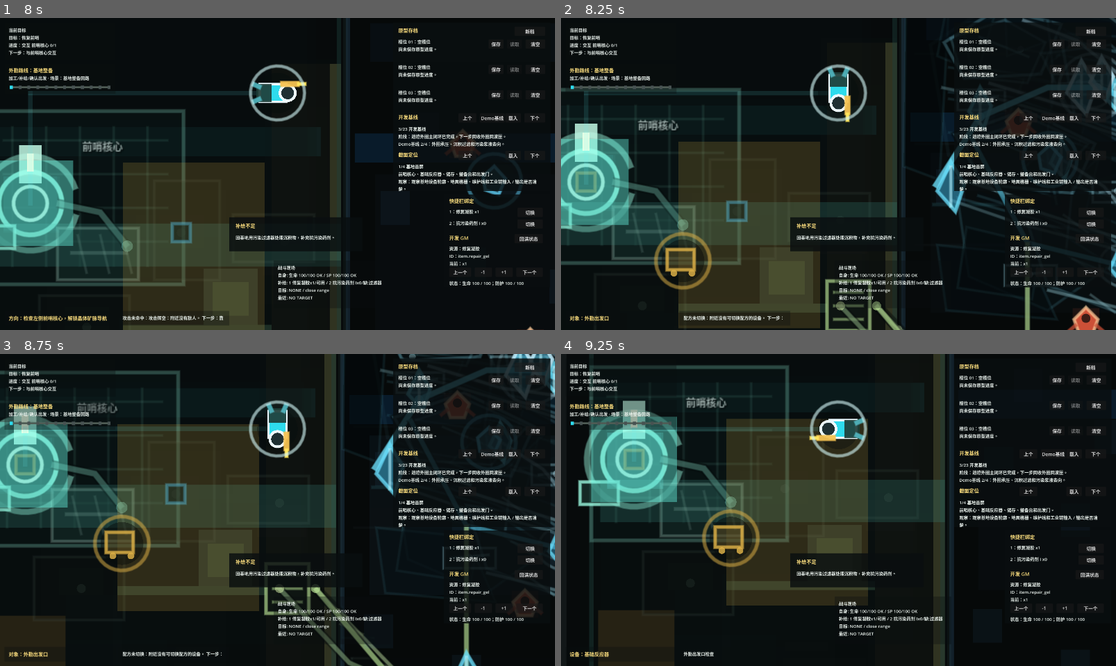
Above: before the commit, frames 1-4 (two rows, left to right).
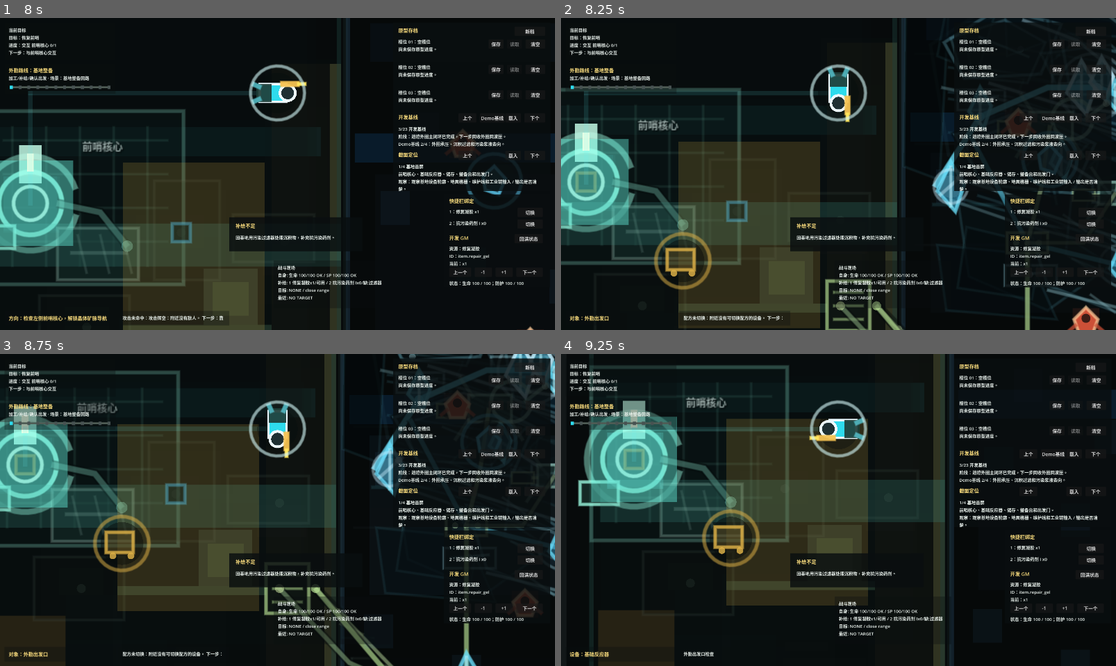
Above: after the commit, the same moments.

Repository: laugh0608/RadishCatalyst
Game: Godot game, scene res://scenes/boot/Boot.tscn
Same seed, same stepped clock (60 frames per second), same inputs: the game is played once before the commit and once after it.
Inputs (mouse positions are in pixels of both pictures, inside the frame that each line leads up to):
- Up to frame 1 (8 s): tap Enter at 0.5 s; move the mouse to (249, 236) at 0.52 s; hold W (move_up) 0.53-2.03 s; tap J (attack) at 0.6, 7.35 s; click (249, 236) at 0.67 s; move the mouse to (444, 220) at 1.27 s; tap R (cycle_recipe) at 1.35 s; move the mouse to (111, 127) at 2.02 s; hold A (move_left) 2.03-3.53 s; tap E (interact) at 2.1 s; move the mouse to (305, 174) at 2.77 s; tap C (tactical_scan) at 2.85 s; click (305, 174) at 2.92 s; tap Space at 3.5 s; move the mouse to (194, 96) at 3.52 s; hold S (move_down) 3.53-4.28 s; tap Q (toggle_device_panel) at 3.6 s; move the mouse to (399, 158) at 4.27 s; hold D (move_right) 4.28-5.03 s; tap F (toggle_module) at 4.35 s; move the mouse to (166, 189) at 5.02 s; hold W (move_up) 5.03-5.78 s; tap 1 (use_quick_slot_1) at 5.1 s; click (166, 189) at 5.17 s; move the mouse to (333, 105) at 5.77 s; hold D (move_right) from 5.78 s (still down); tap 2 (use_quick_slot_2) at 5.85 s; move the mouse to (249, 236) at 6.52 s; tap Tab at 6.6 s; move the mouse to (444, 220) at 7.27 s; click (444, 220) at 7.42 s
- Up to frame 2 (8.25 s): move the mouse to (672, 127) at 8.02 s; release D (move_right) at 8.03 s; hold S (move_down) from 8.03 s (still down); hold R (cycle_recipe) from 8.03 s (still down)
- Up to frame 3 (8.75 s): keep holding S (move_down); keep holding R (cycle_recipe)
- Up to frame 4 (9.25 s): move the mouse to (866, 510) at 8.77 s; release S (move_down) at 8.78 s; release R (cycle_recipe) at 8.78 s; hold A (move_left) from 8.78 s (still down); tap E (interact) at 8.85 s

Frame 1 is identical in both runs. In frame 2, 0.3% of the frame differs, in the area x 66-100%, y 27-61%; in frame 3, 0.3%; in frame 4, nothing differs.

Commit message:
feat: 补采集设备资源端画面

Diff:
--- a/client/scripts/checks/demo_resource_chain_state_check.gd
+++ b/client/scripts/checks/demo_resource_chain_state_check.gd
@@ -142,6 +142,9 @@
 	_expect_equal(first_path_layer.has_path_shape("first_path.primary_player_lane"), true, "first industrial path layer marks the player route")
 	_expect_equal(first_path_layer.has_path_shape("first_path.local_material_patches"), true, "first industrial path layer adds local ground and material patches")
 	_expect_equal(first_path_layer.has_path_shape("first_path.crystal_cut_workface"), true, "first industrial path layer marks the crystal cut workface")
+	_expect_equal(first_path_layer.has_path_shape("first_path.hand_sample_point"), true, "first industrial path layer marks the player hand sampling point")
+	_expect_equal(first_path_layer.has_path_shape("first_path.auto_miner_workface"), true, "first industrial path layer marks the automatic mining workface")
+	_expect_equal(first_path_layer.has_path_shape("first_path.auto_miner_output_tray"), true, "first industrial path layer marks the miner output tray")
 	_expect_equal(first_path_layer.has_path_shape("first_path.salvage_sorting_workface"), true, "first industrial path layer marks the salvage sorting workface")
 	_expect_equal(first_path_layer.has_path_shape("first_path.crystal_pickup_pad"), true, "first industrial path layer marks crystal pickup")
 	_expect_equal(first_path_layer.has_path_shape("first_path.salvage_pickup_pad"), true, "first industrial path layer marks salvage pickup")
@@ -177,6 +180,8 @@
 		"first industrial path layer marks the current reactor operation stage"
 	)
 	_expect_equal(first_path_layer.has_path_state_shape("first_path.crystal_pickup.ready"), true, "first industrial path layer marks crystal state")
+	_expect_equal(first_path_layer.has_path_state_shape("first_path.hand_sample.ready"), true, "first industrial path layer marks hand sample state")
+	_expect_equal(first_path_layer.has_path_state_shape("first_path.auto_miner_output.ready"), true, "first industrial path layer marks auto miner output state")
 	_expect_equal(first_path_layer.has_path_state_shape("first_path.salvage_pickup.ready"), true, "first industrial path layer marks salvage state")
 	_expect_equal(first_path_layer.has_path_state_shape("first_path.base_receiving_bay.ready"), true, "first industrial path layer marks base receiving state")
 	_expect_equal(first_path_layer.has_path_state_shape("first_path.reactor_work_window.ready"), true, "first industrial path layer marks reactor state")
@@ -328,8 +333,12 @@
 	_expect_equal(layer.visible, false, "crystal visual layer steps back after entering pollution treatment boundary")
 	_expect_equal(layer.has_resource_shape("crystal.main_vein"), true, "crystal visual layer marks main vein")
 	_expect_equal(layer.has_resource_shape("crystal.rich_vein"), true, "crystal visual layer marks rich vein")
+	_expect_equal(layer.has_resource_shape("crystal.hand_sample_probe"), true, "crystal visual layer marks player hand sampling")
+	_expect_equal(layer.has_resource_shape("crystal.auto_miner.primary"), true, "crystal visual layer marks the primary automatic miner")
+	_expect_equal(layer.has_resource_shape("crystal.auto_miner.output_tray"), true, "crystal visual layer marks the miner output tray")
 	_expect_equal(layer.has_resource_shape("salvage.south_pocket"), true, "crystal visual layer marks salvage pocket")
 	_expect_equal(layer.has_flow_shape("flow.crystal_to_base"), true, "crystal visual layer marks return flow")
+	_expect_equal(layer.has_flow_shape("flow.auto_miner_to_loading_tray"), true, "crystal visual layer marks miner output flow")
 	_expect_equal(layer.has_terrain_material_shape("terrain.crystal.harvest_face"), true, "crystal visual layer marks harvestable mine face")
 	_expect_equal(layer.has_terrain_material_shape("terrain.crystal.broken_mine_shadow_patches"), true, "crystal visual layer breaks the old blue ore field with irregular mine patches")
 	_expect_equal(layer.has_terrain_material_shape("terrain.crystal.mine_cutout_baffles"), true, "crystal visual layer cuts dark baffles through the old blue ore field")
--- a/client/scripts/map/demo_crystal_resource_visual_layer.gd
+++ b/client/scripts/map/demo_crystal_resource_visual_layer.gd
@@ -30,6 +30,10 @@
 const OLD_FIELD_VOID_LINE := Color(0.24, 0.5, 0.54, 0.12)
 const HARVEST_PAD_FILL := Color(0.07, 0.13, 0.14, 0.2)
 const HARVEST_PAD_LINE := Color(0.68, 0.94, 1.0, 0.32)
+const HAND_SAMPLE_POINT := Color(0.82, 0.96, 1.0, 0.44)
+const AUTO_MINER_BODY := Color(0.1, 0.18, 0.16, 0.66)
+const AUTO_MINER_LINE := Color(0.72, 0.94, 0.84, 0.46)
+const AUTO_MINER_OUTPUT := Color(0.78, 0.9, 0.64, 0.44)
 const RICH_CRYSTAL_LINE := Color(0.76, 0.94, 1.0, 0.86)
 const SALVAGE_LINE := Color(0.72, 0.78, 0.68, 0.58)
 const SALVAGE_FILL := Color(0.36, 0.42, 0.34, 0.26)
@@ -163,6 +167,7 @@
 	_draw_mining_material_surface()
 	_draw_main_vein()
 	_draw_crystal_clusters()
+	_draw_collection_equipment()
 	_draw_salvage_pockets()
 	_draw_return_flows()
 	_draw_anomaly_pocket()
@@ -459,6 +464,48 @@
 		draw_circle(point, 3.2, Color(0.82, 0.96, 1.0, 0.34))
 
 
+func _draw_collection_equipment() -> void:
+	_draw_hand_sampling_probe(Vector2(24.0, -88.0))
+	_draw_field_auto_miner(Vector2(112.0, -142.0), 1.0)
+	_draw_field_auto_miner(Vector2(170.0, -82.0), 0.82)
+	_draw_output_loading_tray(Vector2(92.0, -38.0))
+	_draw_output_loading_tray(Vector2(194.0, 196.0), 0.86)
+	_draw_flow([Vector2(112.0, -142.0), Vector2(104.0, -86.0), Vector2(92.0, -38.0)], AUTO_MINER_OUTPUT, 2.6)
+	_draw_flow([Vector2(170.0, -82.0), Vector2(142.0, -38.0), Vector2(92.0, -38.0)], Color(AUTO_MINER_OUTPUT.r, AUTO_MINER_OUTPUT.g, AUTO_MINER_OUTPUT.b, 0.34), 2.0)
+
+
+func _draw_hand_sampling_probe(center: Vector2) -> void:
+	draw_circle(center, 10.0, Color(HAND_SAMPLE_POINT.r, HAND_SAMPLE_POINT.g, HAND_SAMPLE_POINT.b, 0.1))
+	draw_arc(center, 15.0, PI * 0.08, PI * 1.78, 28, HAND_SAMPLE_POINT, 1.3, true)
+	draw_line(center + Vector2(-10.0, 8.0), center + Vector2(8.0, -8.0), HAND_SAMPLE_POINT, 1.8, true)
+	draw_circle(center + Vector2(8.0, -8.0), 3.2, Color(HAND_SAMPLE_POINT.r, HAND_SAMPLE_POINT.g, HAND_SAMPLE_POINT.b, 0.72))
+
+
+func _draw_field_auto_miner(center: Vector2, scale: float) -> void:
+	var body := Rect2(center + Vector2(-18.0, -12.0) * scale, Vector2(38.0, 24.0) * scale)
+	draw_rect(body, AUTO_MINER_BODY, true)
+	draw_rect(body, Color(AUTO_MINER_LINE.r, AUTO_MINER_LINE.g, AUTO_MINER_LINE.b, 0.46), false, 1.3, true)
+	for leg in [Vector2(-18.0, 10.0), Vector2(18.0, 10.0), Vector2(-14.0, -10.0)]:
+		var foot_offset := Vector2(-12.0 if leg.x < 0.0 else 12.0, 18.0 if leg.y > 0.0 else -18.0) * scale
+		draw_line(center + leg * scale, center + leg * scale + foot_offset, Color(AUTO_MINER_LINE.r, AUTO_MINER_LINE.g, AUTO_MINER_LINE.b, 0.26), 2.0 * scale, true)
+	var head := center + Vector2(20.0, -6.0) * scale
+	draw_arc(head, 18.0 * scale, PI * 0.08, PI * 1.86, 30, AUTO_MINER_LINE, 2.2 * scale, true)
+	draw_line(head + Vector2(12.0, 0.0) * scale, head + Vector2(30.0, -14.0) * scale, AUTO_MINER_LINE, 2.0 * scale, true)
+	draw_circle(head + Vector2(30.0, -14.0) * scale, 3.2 * scale, Color(0.88, 1.0, 0.9, 0.48))
+	var output := Rect2(center + Vector2(-46.0, -4.0) * scale, Vector2(24.0, 12.0) * scale)
+	draw_rect(output, Color(0.02, 0.04, 0.035, 0.6), true)
+	draw_rect(output, AUTO_MINER_OUTPUT, false, 1.0 * scale, true)
+	draw_line(center + Vector2(-18.0, 2.0) * scale, center + Vector2(-24.0, 2.0) * scale, AUTO_MINER_OUTPUT, 1.8 * scale, true)
+
+
+func _draw_output_loading_tray(center: Vector2, scale: float = 1.0) -> void:
+	var tray := Rect2(center + Vector2(-18.0, -9.0) * scale, Vector2(36.0, 18.0) * scale)
+	draw_rect(tray, Color(0.04, 0.07, 0.055, 0.56), true)
+	draw_rect(tray, AUTO_MINER_OUTPUT, false, 1.4 * scale, true)
+	for x in [-10.0, 0.0, 10.0]:
+		draw_circle(center + Vector2(x, 0.0) * scale, 2.8 * scale, Color(AUTO_MINER_OUTPUT.r, AUTO_MINER_OUTPUT.g, AUTO_MINER_OUTPUT.b, 0.42))
+
+
 func _draw_rich_seam_ridges() -> void:
 	var ridge_points := [
 		[Vector2(88.0, -236.0), Vector2(136.0, -218.0), Vector2(190.0, -174.0)],
@@ -660,6 +707,10 @@
 	resource_shape_ids = [
 		"crystal.main_vein",
 		"crystal.rich_vein",
+		"crystal.hand_sample_probe",
+		"crystal.auto_miner.primary",
+		"crystal.auto_miner.secondary",
+		"crystal.auto_miner.output_tray",
 		"crystal.cluster.entry",
 		"crystal.cluster.side_pocket",
 		"crystal.cluster.logistics_return",
@@ -673,6 +724,7 @@
 func _register_flow_shapes() -> void:
 	flow_shape_ids = [
 		"flow.crystal_to_base",
+		"flow.auto_miner_to_loading_tray",
 		"flow.salvage_to_base",
 		"flow.crystal_branch",
 		"flow.salvage_branch"
--- a/client/scripts/map/demo_first_industrial_path_visual_layer.gd
+++ b/client/scripts/map/demo_first_industrial_path_visual_layer.gd
@@ -26,6 +26,8 @@
 const OUTFITTING_ACCENT := Color(0.92, 0.74, 0.3, 0.32)
 const SLOT_DARK := Color(0.02, 0.04, 0.035, 0.64)
 const READY_DIM := Color(0.22, 0.28, 0.26, 0.22)
+const HAND_SAMPLE_ACCENT := Color(0.82, 0.96, 1.0, 0.42)
+const AUTO_MINER_ACCENT := Color(0.7, 0.9, 0.82, 0.38)
 
 const FIRST_PATH_CONTEXT_LAYER_ALPHAS := [
 	{"path": "OpeningSceneLayer", "alpha": 0.12},
@@ -119,6 +121,8 @@
 		"active_stage": _resolve_active_stage(character_state, inputs_ready, reactor_active, storage_ready, outfitting_ready)
 	}
 	_register_path_state_shape("first_path.crystal_pickup.%s" % _state_suffix(bool(path_state["crystal_ready"])))
+	_register_path_state_shape("first_path.hand_sample.%s" % _state_suffix(bool(path_state["crystal_ready"])))
+	_register_path_state_shape("first_path.auto_miner_output.%s" % _state_suffix(bool(path_state["crystal_ready"])))
 	_register_path_state_shape("first_path.salvage_pickup.%s" % _state_suffix(bool(path_state["salvage_ready"])))
 	_register_path_state_shape("first_path.base_receiving_bay.%s" % _state_suffix(inputs_ready))
 	_register_path_state_shape("first_path.reactor_feed.%s" % _state_suffix(inputs_ready or reactor_active))
@@ -230,6 +234,8 @@
 	for x in [96.0, 116.0, 136.0, 156.0]:
 		draw_rect(Rect2(Vector2(x, -94.0), Vector2(12.0, 5.0)), WORKFACE_EDGE, true)
 	_draw_logistics_port(Vector2(86.0, -118.0), CRYSTAL_ACCENT)
+	_draw_hand_sample_point(center + Vector2(-48.0, 24.0))
+	_draw_auto_miner_workface(center)
 
 
 func _draw_salvage_sorting_workface() -> void:
@@ -301,8 +307,9 @@
 		return
 	match get_active_stage():
 		STAGE_FIELD_PICKUP:
-			_draw_active_stage_lane([Vector2(-42.0, -42.0), Vector2(-74.0, -14.0), Vector2(-42.0, -106.0), Vector2(48.0, -100.0), Vector2(132.0, -124.0)])
-			_draw_stage_pulse(Vector2(132.0, -124.0), 28.0)
+			_draw_active_stage_lane([Vector2(-42.0, -42.0), Vector2(-74.0, -14.0), Vector2(-42.0, -106.0), Vector2(54.0, -100.0), Vector2(84.0, -100.0), Vector2(132.0, -124.0)])
+			_draw_stage_pulse(Vector2(84.0, -100.0), 18.0)
+			_draw_stage_pulse(Vector2(132.0, -124.0), 26.0)
 			_draw_stage_pulse(Vector2(54.0, 112.0), 22.0)
 		STAGE_RETURN_TO_BASE:
 			_draw_active_stage_lane([Vector2(132.0, -124.0), Vector2(48.0, -100.0), Vector2(-42.0, -106.0), Vector2(-214.0, -112.0)])
@@ -353,6 +360,7 @@
 	_draw_lane([Vector2(54.0, 112.0), Vector2(8.0, 68.0), Vector2(-42.0, -106.0)], 9.0, Color(0.14, 0.16, 0.12, 0.14), Color(SALVAGE_ACCENT.r, SALVAGE_ACCENT.g, SALVAGE_ACCENT.b, 0.22))
 	for offset in [Vector2(-12.0, -8.0), Vector2(8.0, -2.0), Vector2(0.0, 10.0)]:
 		_draw_crystal_shard(Vector2(132.0, -124.0) + offset, 0.78)
+	_draw_lane([Vector2(132.0, -124.0), Vector2(114.0, -104.0), Vector2(86.0, -118.0)], 6.0, Color(AUTO_MINER_ACCENT.r, AUTO_MINER_ACCENT.g, AUTO_MINER_ACCENT.b, 0.12), Color(AUTO_MINER_ACCENT.r, AUTO_MINER_ACCENT.g, AUTO_MINER_ACCENT.b, 0.3))
 	for rect in [
 		Rect2(Vector2(42.0, 100.0), Vector2(22.0, 14.0)),
 		Rect2(Vector2(66.0, 116.0), Vector2(18.0, 12.0))
@@ -401,6 +409,7 @@
 	if path_state.is_empty():
 		return
 	var active_stage := get_active_stage()
+	_draw_ready_pip(Vector2(84.0, -100.0), bool(path_state.get("crystal_ready", false)), active_stage == STAGE_FIELD_PICKUP)
 	_draw_ready_pip(Vector2(132.0, -124.0), bool(path_state.get("crystal_ready", false)), active_stage == STAGE_FIELD_PICKUP or active_stage == STAGE_RETURN_TO_BASE)
 	_draw_ready_pip(Vector2(54.0, 112.0), bool(path_state.get("salvage_ready", false)), active_stage == STAGE_FIELD_PICKUP)
 	_draw_ready_pip(Vector2(-214.0, -112.0), bool(path_state.get("inputs_ready", false)), active_stage == STAGE_RETURN_TO_BASE or active_stage == STAGE_BASE_RECEIVING)
@@ -426,6 +435,27 @@
 		draw_line(center + Vector2(-18.0, 12.0), center + Vector2(20.0, -14.0), Color(color.r, color.g, color.b, 0.18), 1.4, true)
 	else:
 		draw_line(center + Vector2(-18.0, -12.0), center + Vector2(18.0, 12.0), Color(color.r, color.g, color.b, 0.16), 1.4, true)
+
+
+func _draw_hand_sample_point(center: Vector2) -> void:
+	draw_circle(center, 9.0, Color(HAND_SAMPLE_ACCENT.r, HAND_SAMPLE_ACCENT.g, HAND_SAMPLE_ACCENT.b, 0.12))
+	draw_arc(center, 13.0, -0.2, PI * 1.55, 26, HAND_SAMPLE_ACCENT, 1.4, true)
+	draw_line(center + Vector2(-8.0, 6.0), center + Vector2(8.0, -8.0), HAND_SAMPLE_ACCENT, 1.8, true)
+	draw_circle(center + Vector2(8.0, -8.0), 3.0, Color(HAND_SAMPLE_ACCENT.r, HAND_SAMPLE_ACCENT.g, HAND_SAMPLE_ACCENT.b, 0.72))
+
+
+func _draw_auto_miner_workface(center: Vector2) -> void:
+	var base := Rect2(center + Vector2(-8.0, -12.0), Vector2(38.0, 24.0))
+	draw_rect(base, Color(0.04, 0.08, 0.075, 0.72), true)
+	draw_rect(base, Color(AUTO_MINER_ACCENT.r, AUTO_MINER_ACCENT.g, AUTO_MINER_ACCENT.b, 0.34), false, 1.4, true)
+	for leg in [Vector2(-12.0, 12.0), Vector2(30.0, 12.0), Vector2(-12.0, -12.0)]:
+		draw_line(center + leg, center + leg + Vector2(-10.0 if leg.x < 0.0 else 10.0, 18.0 if leg.y > 0.0 else -18.0), Color(AUTO_MINER_ACCENT.r, AUTO_MINER_ACCENT.g, AUTO_MINER_ACCENT.b, 0.24), 2.0, true)
+	draw_arc(center + Vector2(10.0, -2.0), 18.0, PI * 0.12, PI * 1.78, 30, Color(AUTO_MINER_ACCENT.r, AUTO_MINER_ACCENT.g, AUTO_MINER_ACCENT.b, 0.42), 2.2, true)
+	draw_line(center + Vector2(24.0, -2.0), center + Vector2(42.0, -18.0), Color(AUTO_MINER_ACCENT.r, AUTO_MINER_ACCENT.g, AUTO_MINER_ACCENT.b, 0.34), 2.0, true)
+	var output := Rect2(center + Vector2(-58.0, -2.0), Vector2(28.0, 14.0))
+	draw_rect(output, WORKFACE_DARK, true)
+	draw_rect(output, Color(AUTO_MINER_ACCENT.r, AUTO_MINER_ACCENT.g, AUTO_MINER_ACCENT.b, 0.34), false, 1.2, true)
+	draw_line(center + Vector2(-8.0, 2.0), center + Vector2(-30.0, 4.0), Color(AUTO_MINER_ACCENT.r, AUTO_MINER_ACCENT.g, AUTO_MINER_ACCENT.b, 0.26), 2.0, true)
 
 
 func _draw_crystal_shard(center: Vector2, scale: float) -> void:
@@ -456,6 +486,9 @@
 		"first_path.primary_player_lane",
 		"first_path.local_material_patches",
 		"first_path.crystal_cut_workface",
+		"first_path.hand_sample_point",
+		"first_path.auto_miner_workface",
+		"first_path.auto_miner_output_tray",
 		"first_path.salvage_sorting_workface",
 		"first_path.crystal_pickup_pad",
 		"first_path.salvage_pickup_pad",
Not shown, changed: docs/devlogs/2026-W25.md
Not shown, changed: docs/features/demo-industrial-base-visual-and-scene-v1.md
Not shown, changed: docs/planning/current.md
Not shown, changed: docs/planning/daily-start.md
